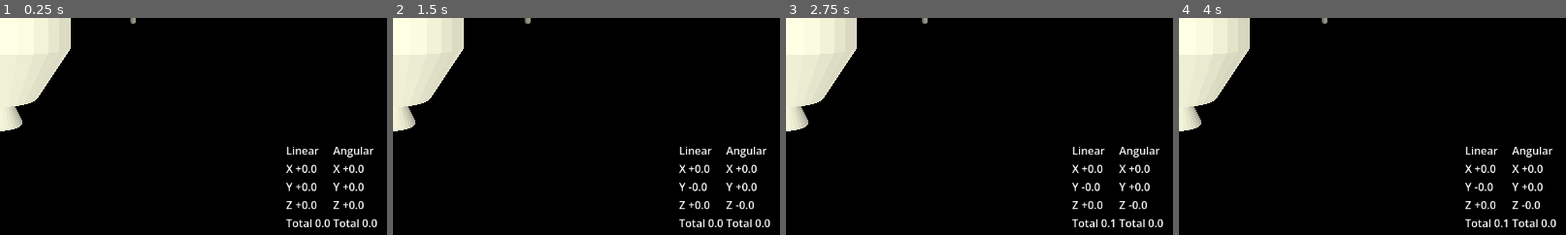
Above: before the commit, frames 1-4 (left to right).
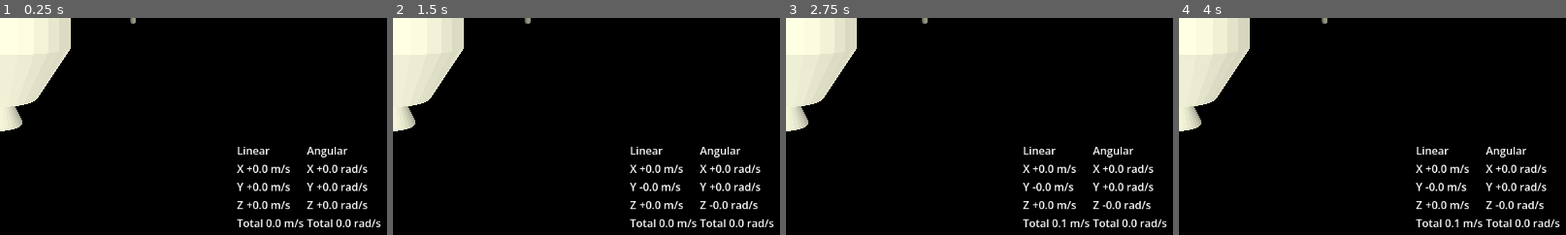
Above: after the commit, the same moments.

Repository: Carth501/anti-manual-spaceship-operation
Game: Godot game, scene res://scenes/space.tscn
Two runs of this game, one before a commit and one after it. Both use one fixed random seed, a clock stepped at 60 frames per second and the inputs below.
Inputs:
- Up to frame 1 (0.25 s): no input
- Up to frame 2 (1.5 s): tap Enter at 0.5 s; hold L (Lateral_Right) 0.53-1.28 s; hold O (Lateral_Back) from 1.28 s (still down)
- Up to frame 3 (2.75 s): release O (Lateral_Back) at 2.03 s; hold L (Lateral_Right) from 2.03 s (still down)
- Up to frame 4 (4 s): release L (Lateral_Right) at 2.78 s; hold Ctrl (Decrease_Main_Thruster) 2.78-3.53 s; hold J (Lateral_Left) from 3.53 s (still down)
The pictures show only the part of the screen within x 50-100%, y 50-100%; the shares and areas given below are measured in that part.

The runs differ from the first frame. In frame 1, 3.8% of the frame differs, in the area x 61-99%, y 59-97%; in frame 2, 3.8%; in frame 3, 3.8%; in frame 4, 3.8%.

Commit message:
Add units to velocity labels in UIManager for clarity

Diff:
--- a/scripts/ui_manager.gd
+++ b/scripts/ui_manager.gd
@@ -142,26 +142,26 @@
 	var linear_velocity := ship.get_linear_velocity_readout()
 	var angular_velocity := ship.get_angular_velocity_readout()
 
-	_update_signed_value_label(linear_x_value_label, linear_velocity.x)
-	_update_signed_value_label(linear_y_value_label, linear_velocity.y)
-	_update_signed_value_label(linear_z_value_label, linear_velocity.z)
-	_update_unsigned_value_label(linear_total_value_label, linear_velocity.length())
+	_update_signed_value_label(linear_x_value_label, linear_velocity.x, " m/s")
+	_update_signed_value_label(linear_y_value_label, linear_velocity.y, " m/s")
+	_update_signed_value_label(linear_z_value_label, linear_velocity.z, " m/s")
+	_update_unsigned_value_label(linear_total_value_label, linear_velocity.length(), " m/s")
 
-	_update_signed_value_label(angular_x_value_label, angular_velocity.x)
-	_update_signed_value_label(angular_y_value_label, angular_velocity.y)
-	_update_signed_value_label(angular_z_value_label, angular_velocity.z)
-	_update_unsigned_value_label(angular_total_value_label, angular_velocity.length())
+	_update_signed_value_label(angular_x_value_label, angular_velocity.x, " rad/s")
+	_update_signed_value_label(angular_y_value_label, angular_velocity.y, " rad/s")
+	_update_signed_value_label(angular_z_value_label, angular_velocity.z, " rad/s")
+	_update_unsigned_value_label(angular_total_value_label, angular_velocity.length(), " rad/s")
 
 
-func _update_signed_value_label(target_label: Label, value: float) -> void:
+func _update_signed_value_label(target_label: Label, value: float, suffix: String = "") -> void:
 	if target_label == null:
 		return
 
-	target_label.text = "%+.1f" % value
+	target_label.text = "%+.1f%s" % [value, suffix]
 
 
-func _update_unsigned_value_label(target_label: Label, value: float) -> void:
+func _update_unsigned_value_label(target_label: Label, value: float, suffix: String = "") -> void:
 	if target_label == null:
 		return
 
-	target_label.text = "%.1f" % value
+	target_label.text = "%.1f%s" % [value, suffix]
